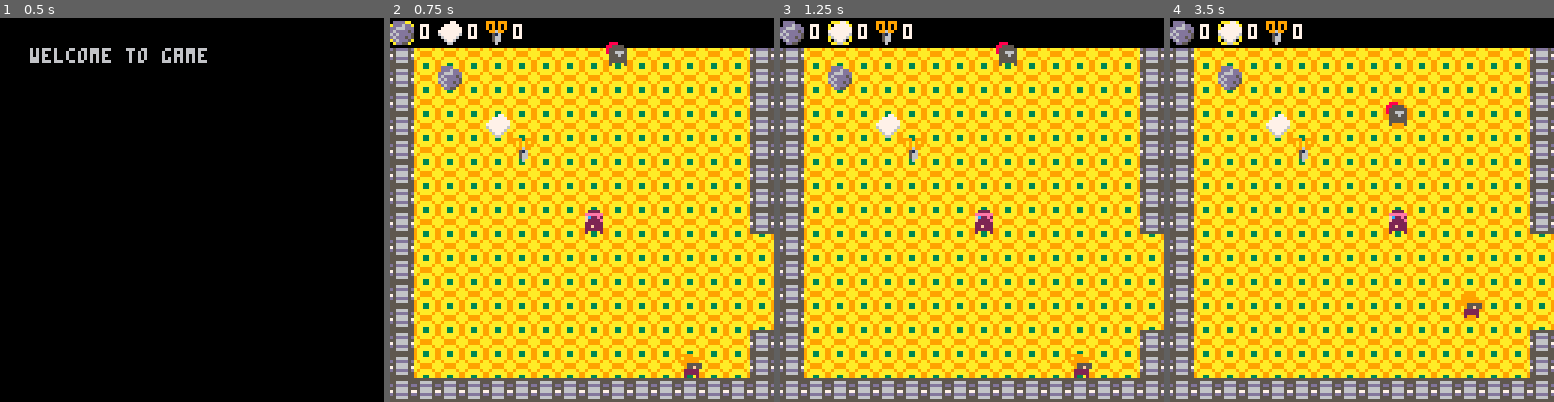
Above: before the commit, frames 1-4 (left to right).
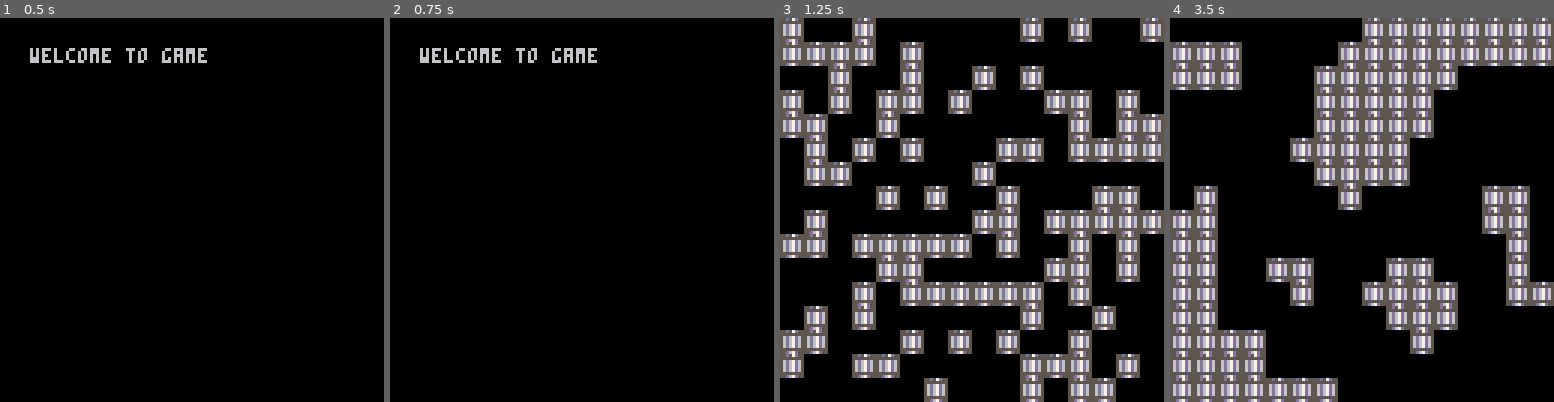
Above: after the commit, the same moments.

Repository: Braxmaster/Gamejam3012
Game: PICO-8 cartridge game.p8
The game is run twice, just before and just after one commit, with the same random seed, the same clock (stepped at 60 frames per second) and the same inputs.
Inputs:
- Up to frame 1 (0.5 s): tap X (X key) at 0.33 s
- Up to frame 2 (0.75 s): tap O (Z key) at 0.7 s
- Up to frame 3 (1.25 s): tap X (X key) at 1.07 s
- Up to frame 4 (3.5 s): hold Right 1.6-2.1 s; tap O (Z key) every 0.4 s from 1.7 to 3.3 s; tap X (X key) at 1.85, 2.97 s; hold Up 2.15-2.42 s; hold Right 2.47-3.03 s; hold Left from 3.08 s (still down)

Frame 1 is identical in both runs. In frame 2, 93% of the frame differs, in the area x 0-100%, y 0-100%; in frame 3, 93%; in frame 4, 95%.

Commit message:
Generate map

Diff:
--- a/game.p8
+++ b/game.p8
@@ -21,6 +21,7 @@
 
 c_state_menu = 0
 c_state_game = 1
+c_state_generate = 2
 
 c_game_state_free = 0
 c_game_state_walking = 1
@@ -80,6 +81,8 @@
 
 c_cam_speed = 8
 
+c_sprite_wall = 81
+
 -- variables
 state = c_state_menu
 game_state = c_game_state_free
@@ -98,6 +101,90 @@
 -->8
 -- game logic functions --
 
+function first_generation()
+  gen = 0
+
+  last_gen_walls = {}
+
+  for x = 0, 127 do
+    add(last_gen_walls, {})
+    for y = 0, 31 do
+      local has_wall = false
+      if rnd(1) > 0.6 then
+        mset(x, y, c_sprite_wall)
+        has_wall = true
+      end
+      add(last_gen_walls[x + 1], has_wall)
+    end
+  end
+end
+
+function contains_wall(x, y)
+  return mget(x, y) == c_sprite_wall
+end
+
+function within_map(x, y)
+  return 0 <= x and x <= 127 and 0 <= y and y <= 31
+end
+
+function wider_neighbors(x, y)
+  local n = 0
+  for dx = -2, 2 do
+    for dy = -2, 2 do
+      if not (dx == 0 and dy == 0) then
+        local neighbor_x = x + dx
+        local neighbor_y = y + dy
+        if within_map(neighbor_x, neighbor_y) and
+           last_gen_walls[neighbor_x + 1][neighbor_y + 1] then
+          n += 1
+        end
+      end
+    end
+  end
+  return n
+end
+
+function nearest_neighbors(x, y)
+  local n = 0
+  for dx = -1, 1 do
+    for dy = -1, 1 do
+      if not (dx == 0 and dy == 0) then
+        local neighbor_x = x + dx
+        local neighbor_y = y + dy
+        if within_map(neighbor_x, neighbor_y) and
+           last_gen_walls[neighbor_x + 1][neighbor_y + 1] then
+          n += 1
+        end
+      end
+    end
+  end
+  return n
+end
+
+function generation(x, y)
+  local nearest = nearest_neighbors(x, y)
+  local wider = wider_neighbors(x, y)
+  if nearest > 4 or wider < 2 then
+    mset(x, y, c_sprite_wall)
+  else
+    mset(x, y, 0)
+  end
+end
+
+function map_generation()
+  for x = 0, 127 do
+    for y = 0, 31 do
+      generation(x, y)
+    end
+  end
+
+  for x = 0, 127 do
+    for y = 0, 31 do
+      last_gen_walls[x + 1][y + 1] = contains_wall(x, y)
+    end
+  end
+end
+
 function new_cam()
   return {
     x = 0,
@@ -160,9 +247,18 @@
     update_game()
   elseif state==c_state_menu then
     update_menu()
-  end
-end
-
+  elseif state==c_state_generate then
+    update_generate()
+  end
+end
+
+function update_generate()
+  gen += 1
+  map_generation()
+  if gen == 5 then
+   init_game()
+ end
+end
 
 function update_game()
   if (btnp(0) or btnp(1) or btnp(2) or btnp(3) or btnp(4) or btnp(5)) and game_state == c_game_state_free then
@@ -273,7 +369,8 @@
 
 function update_menu()
  if btn(4) then
-   init_game()
+   first_generation()
+   state = c_state_generate
  end
 end
 
@@ -401,6 +498,8 @@
     end
   elseif state==c_state_game then
     draw_game()
+  elseif state==c_state_generate then
+    map(0, 0, 0, 0, 128, 128)
   end
 end
 
@@ -518,59 +617,28 @@
 0000000000000000000000000000000000000000000000000000000000000000000000000000000000000000000000000000000000000000000000000000000000010000000000000000000000000000000101010000000000000000000000000001010101000000000000000000000000000000000000000000000000000000
 0000000000000000000000000000000000000000000000000000000000000000000000000000000000000000000000000000000000000000000000000000000000000000000000000000000000000000000000000000000000000000000000000000000000000000000000000000000000000000000000000000000000000000
 __map__
-6161616161616161616161616161616161616161616161616161616161616161000000000000000000000000000000000000000000000000000000000000000000000000000000000000000000000000000000000000000000000000000000000000000000000000000000000000000000000000000000000000000000000000
-6160606060606060606060606060606161616160606060606060606161616161000000000000000000000000000000000000000000000000000000000000000000000000000000000000000000000000000000000000000000000000000000000000000000000000000000000000000000000000000000000000000000000000
-6160606060606060606060606060606161616060606060606060606060616161000000000000000000000000000000000000000000000000000000000000000000000000000000000000000000000000000000000000000000000000000000000000000000000000000000000000000000000000000000000000000000000000
-6160606060606060606060606060606161616060606060606060606060616161000000000000000000000000000000000000000000000000000000000000000000000000000000000000000000000000000000000000000000000000000000000000000000000000000000000000000000000000000000000000000000000000
-6160606060606060606060606060606161606060606060606060606060616161000000000000000000000000000000000000000000000000000000000000000000000000000000000000000000000000000000000000000000000000000000000000000000000000000000000000000000000000000000000000000000000000
-6160606060606060606060606060606161606060606060606060606060616161000000000000000000000000000000000000000000000000000000000000000000000000000000000000000000000000000000000000000000000000000000000000000000000000000000000000000000000000000000000000000000000000
-6160606060606060606060606060606161606060606060606060606060616161000000000000000000000000000000000000000000000000000000000000000000000000000000000000000000000000000000000000000000000000000000000000000000000000000000000000000000000000000000000000000000000000
-6160606060606060606060606060606161606060606060606060606060616161000000000000000000000000000000000000000000000000000000000000000000000000000000000000000000000000000000000000000000000000000000000000000000000000000000000000000000000000000000000000000000000000
-6160606060606060606060606060606161606060606060606060606060616161000000000000000000000000000000000000000000000000000000000000000000000000000000000000000000000000000000000000000000000000000000000000000000000000000000000000000000000000000000000000000000000000
-6160606060606060606060606060606060606060606060606060606060616161000000000000000000000000000000000000000000000000000000000000000000000000000000000000000000000000000000000000000000000000000000000000000000000000000000000000000000000000000000000000000000000000
-6160606060606060606060606060606060606060606060606060606061616161000000000000000000000000000000000000000000000000000000000000000000000000000000000000000000000000000000000000000000000000000000000000000000000000000000000000000000000000000000000000000000000000
-6160606060606060606060606060606060606060606060606060606061616161000000000000000000000000000000000000000000000000000000000000000000000000000000000000000000000000000000000000000000000000000000000000000000000000000000000000000000000000000000000000000000000000
-6160606060606060606060606060606060606060606060606060606161616161000000000000000000000000000000000000000000000000000000000000000000000000000000000000000000000000000000000000000000000000000000000000000000000000000000000000000000000000000000000000000000000000
-6160606060606060606060606060606160606060606060606060606161616161000000000000000000000000000000000000000000000000000000000000000000000000000000000000000000000000000000000000000000000000000000000000000000000000000000000000000000000000000000000000000000000000
-6160606060606060606060606060606161616060606060606060606060616161000000000000000000000000000000000000000000000000000000000000000000000000000000000000000000000000000000000000000000000000000000000000000000000000000000000000000000000000000000000000000000000000
-6161616161616161616161616161616161616161606060606060606060606161000000000000000000000000000000000000000000000000000000000000000000000000000000000000000000000000000000000000000000000000000000000000000000000000000000000000000000000000000000000000000000000000
-6161616161616161616161616161616161616161616060606060606060606061000000000000000000000000000000000000000000000000000000000000000000000000000000000000000000000000000000000000000000000000000000000000000000000000000000000000000000000000000000000000000000000000
-6161616160606060606060606060606060606161616160606060606060606061000000000000000000000000000000000000000000000000000000000000000000000000000000000000000000000000000000000000000000000000000000000000000000000000000000000000000000000000000000000000000000000000
-6161606060606060606060606060606060606061616161606060606060606061000000000000000000000000000000000000000000000000000000000000000000000000000000000000000000000000000000000000000000000000000000000000000000000000000000000000000000000000000000000000000000000000
-6161606060606060606060606060606060606060606161606060606060606061000000000000000000000000000000000000000000000000000000000000000000000000000000000000000000000000000000000000000000000000000000000000000000000000000000000000000000000000000000000000000000000000
-6161606060606060606060606060606060606060606060606060606060606061000000000000000000000000000000000000000000000000000000000000000000000000000000000000000000000000000000000000000000000000000000000000000000000000000000000000000000000000000000000000000000000000
-6161606060606060606060606060606060606060606060606060606060606161000000000000000000000000000000000000000000000000000000000000000000000000000000000000000000000000000000000000000000000000000000000000000000000000000000000000000000000000000000000000000000000000
-6161606060606060606060606060606060606060606060606060606060606161000000000000000000000000000000000000000000000000000000000000000000000000000000000000000000000000000000000000000000000000000000000000000000000000000000000000000000000000000000000000000000000000
-6161606060606060606060606060606060606060606060606060606060606161000000000000000000000000000000000000000000000000000000000000000000000000000000000000000000000000000000000000000000000000000000000000000000000000000000000000000000000000000000000000000000000000
-6161606060606060606060606060606060606060606060606060606060606161000000000000000000000000000000000000000000000000000000000000000000000000000000000000000000000000000000000000000000000000000000000000000000000000000000000000000000000000000000000000000000000000
-6161606060606060606060606060606060606060606060606060606060606161000000000000000000000000000000000000000000000000000000000000000000000000000000000000000000000000000000000000000000000000000000000000000000000000000000000000000000000000000000000000000000000000
-6161606060616161616160606060606060606060606060606060606060616161000000000000000000000000000000000000000000000000000000000000000000000000000000000000000000000000000000000000000000000000000000000000000000000000000000000000000000000000000000000000000000000000
-6161616161616161616161616161616161616160606060606060606061616161000000000000000000000000000000000000000000000000000000000000000000000000000000000000000000000000000000000000000000000000000000000000000000000000000000000000000000000000000000000000000000000000
-6161616161616161616161616161616161616161616060606161616161616161000000000000000000000000000000000000000000000000000000000000000000000000000000000000000000000000000000000000000000000000000000000000000000000000000000000000000000000000000000000000000000000000
-6161616161616161616161616161616161616161616161616161616161616161000000000000000000000000000000000000000000000000000000000000000000000000000000000000000000000000000000000000000000000000000000000000000000000000000000000000000000000000000000000000000000000000
-6161616161616161616161616161616161616161616161616161616161616161000000000000000000000000000000000000000000000000000000000000000000000000000000000000000000000000000000000000000000000000000000000000000000000000000000000000000000000000000000000000000000000000
-…(25 lines of a section not shown)…
+…(25 lines of a section not shown)…
